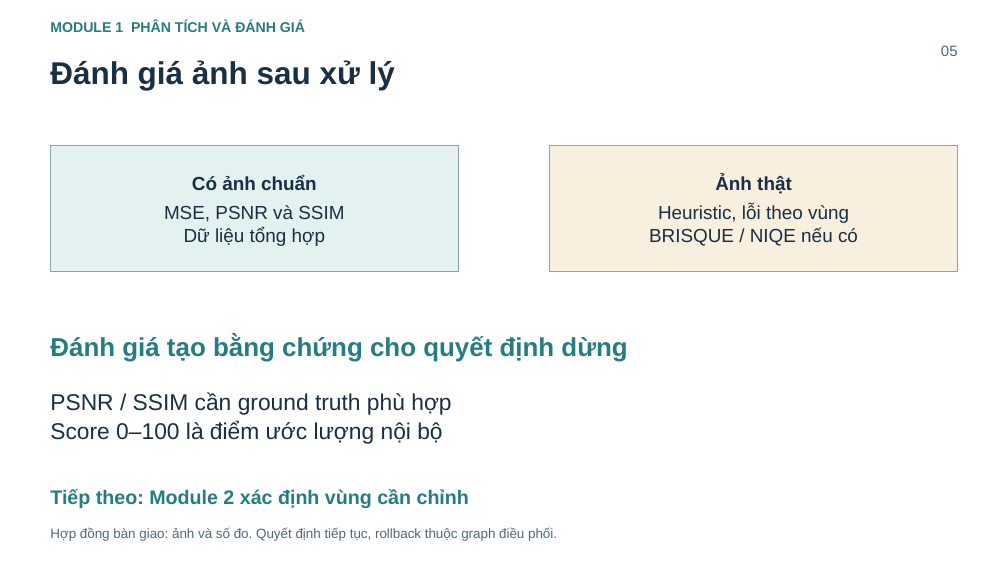
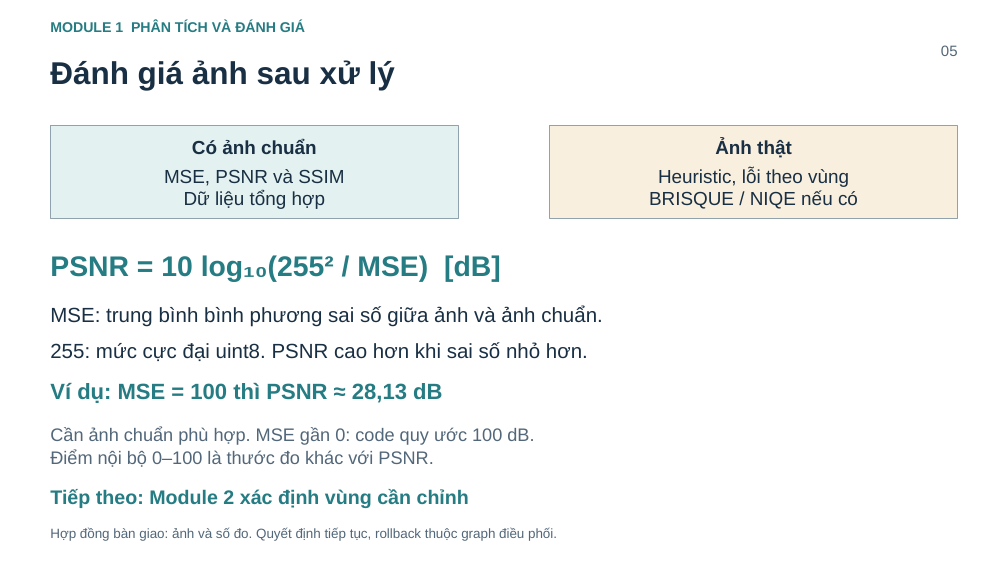
Before and after one commit to Image-Processing-2026/intelligent-image-processing, a slide deck: slide 4 of docs/report-2026-10-29/slides_AI_Image_Doctor_theo_module_15_phut.pptx. Drawn at 1008x567 pixels with LibreOffice and Linux fonts; fonts in the diff are those of the drawing. Boxes give left, top, right and bottom in pixels: in the first picture for what was removed or moved away, otherwise in the second. Text is boxed around its words. In the diff, an @@ line names an element or a change of style, - is before the commit and + after.

Commit message:
docs: explain PSNR and gamma formulas in slides and script

```diff
--- a/docs/report-2026-10-29/slides_AI_Image_Doctor_theo_module_15_phut.pptx
+++ b/docs/report-2026-10-29/slides_AI_Image_Doctor_theo_module_15_phut.pptx
@@ rectangle "Có ảnh chuẩn": place and size @@
-rectangle "Có ảnh chuẩn" at (51, 146, 459, 272)
+rectangle "Có ảnh chuẩn" at (51, 126, 459, 219)
@@ rectangle "Ảnh thật": place and size @@
-rectangle "Ảnh thật" at (550, 146, 958, 272)
+rectangle "Ảnh thật" at (550, 126, 958, 219)
@@ text added at (50, 255, 501, 282), 27 pt, text #267C83, bold @@
+PSNR = 10 log₁₀(255² / MSE) [dB]
@@ text added at (50, 306, 603, 327), 19.5 pt, text #192F43 @@
+MSE: trung bình bình phương sai số giữa ảnh và ảnh chuẩn.
@@ text removed at (50, 335, 627, 362) @@
-Đánh giá tạo bằng chứng cho quyết định dừng
@@ text added at (50, 342, 588, 361), 19.5 pt, text #192F43 @@
+255: mức cực đại uint8. PSNR cao hơn khi sai số nhỏ hơn.
@@ text added at (50, 382, 442, 403), 21 pt, text #267C83, bold @@
+Ví dụ: MSE = 100 thì PSNR ≈ 28,13 dB
@@ text at (50, 427, 534, 467): text changed; size 21.8 to 17.2 pt; text colour #192F43 to #526779 @@
-PSNR / SSIM cần ground truth phù hợp
-Score 0–100 là điểm ước lượng nội bộ
+Cần ảnh chuẩn phù hợp. MSE gần 0: code quy ước 100 dB.
+Điểm nội bộ 0–100 là thước đo khác với PSNR.
```
Also in this commit, not shown: 1 other slide changed, 1 other file.
